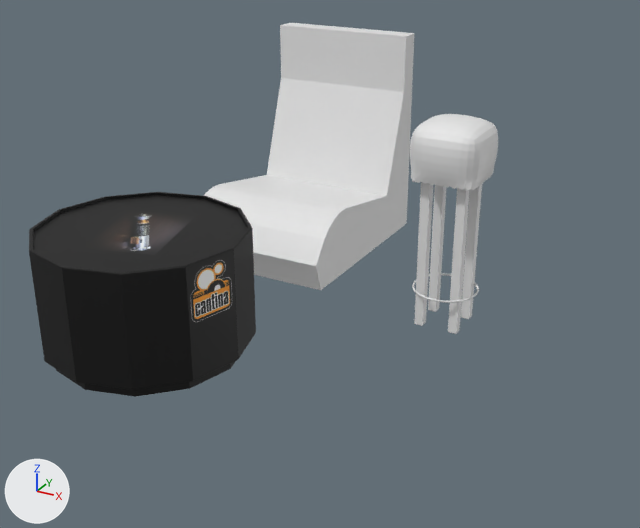
The Blender file blend/Props - tables chairs.blend, before and after one commit.
Rendered twice from a 50 mm lens placed at (-3.53, -2.88, 2.06), pointed at (-5.41, 0.54, 0.35). Arrows for +X, +Y and +Z are at lower left; the lights stay in place.

The first picture shows 'Bar Stool', 'Chair', 'Table'.
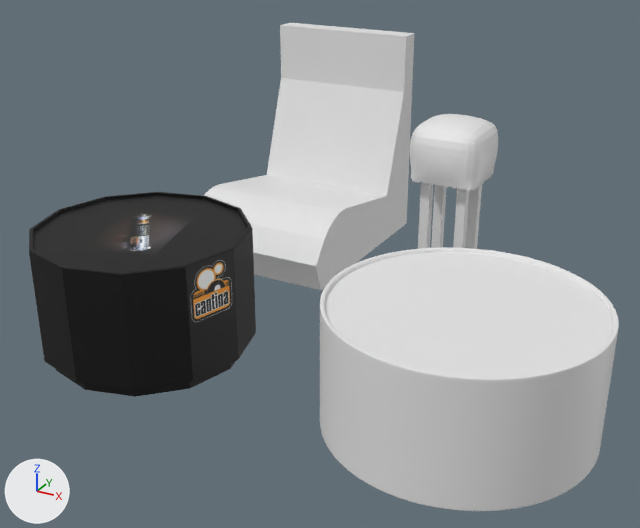
Changed parts and their boxes (x1, y1, x2, y2) in the pictures (640 x 528 px):
'Table rounded', added: after (320, 247, 619, 511)

The change, as a list of edits to the scene's bpy script:
```text
Add me_cylinder_002:
    me_cylinder_002.from_pydata(...)  # 448 vertices, 432 faces; spans x -1.0..1.0, y -1.0..1.0, z -1.0..0.13
    me_cylinder_002.polygons.foreach_set('use_smooth', [True] * 432)
Add ob_table_rounded:
    ob_table_rounded = bpy.data.objects.new('Table rounded', me_cylinder_002)
    ob_table_rounded.location = (-4.484, -0.011, 0.528)
    ob_table_rounded.scale = (0.548, 0.548, 0.527)
    _m = ob_table_rounded.modifiers.new('Subdivision', 'SUBSURF')
```
